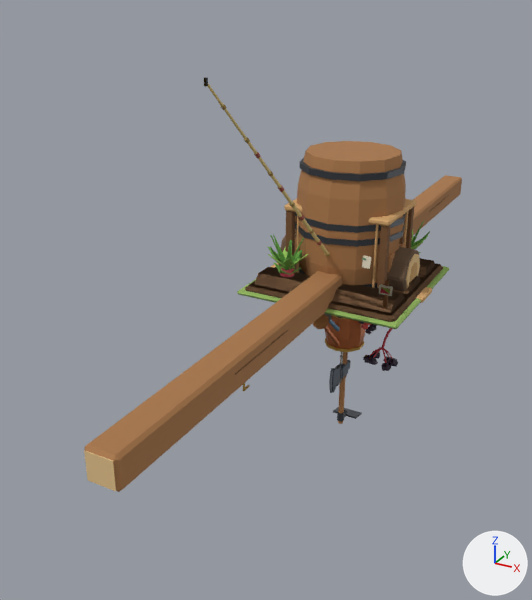
The glTF model games/la-petite-ligne/assets/modeles/ferme.glb: old version first, new version second.
Both versions are drawn from a 50 mm camera at (1.57, -3.87, 1.7) aimed at (-0.38, -0.33, -0.07). The axes (+X, +Y, +Z) are drawn at lower right. The lights are the same throughout. The first picture is the older version.

Names of what the first picture shows: 'beam', 'fishing_rod_bamboo', 'garden_cell_grass', 'garden_cell_tilled_wet', 'hen_crate', 'log', 'water_barrel', 'watering_can_copper' and 14 more.
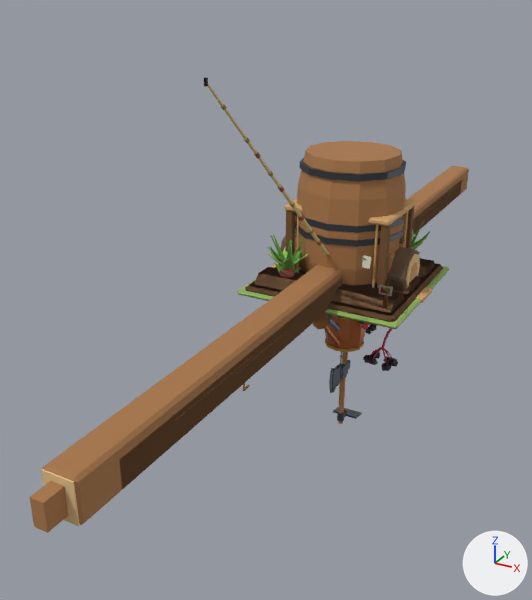
Location of each change, (x1, y1, x2, y2) in pixels of the pictures (532 x 600 px):
'ridge_purlin', added: after (29, 166, 469, 533)
'beam', unchanged, covered by the edit: before (84, 175, 462, 492); after (120, 182, 461, 489)

What changed in the scene script:
```text
Add me_ridge_purlin:
    me_ridge_purlin.from_pydata(...)  # 88 vertices, 140 faces; spans x -0.08..0.08, y -2.55..2.55, z 0.0..0.2
    me_ridge_purlin.materials.append(mat_lpl_palette)
Add ob_ridge_purlin:
    ob_ridge_purlin = bpy.data.objects.new('ridge_purlin', me_ridge_purlin)
    ob_ridge_purlin.location = (0.0, 0.0, 0.0)
```
